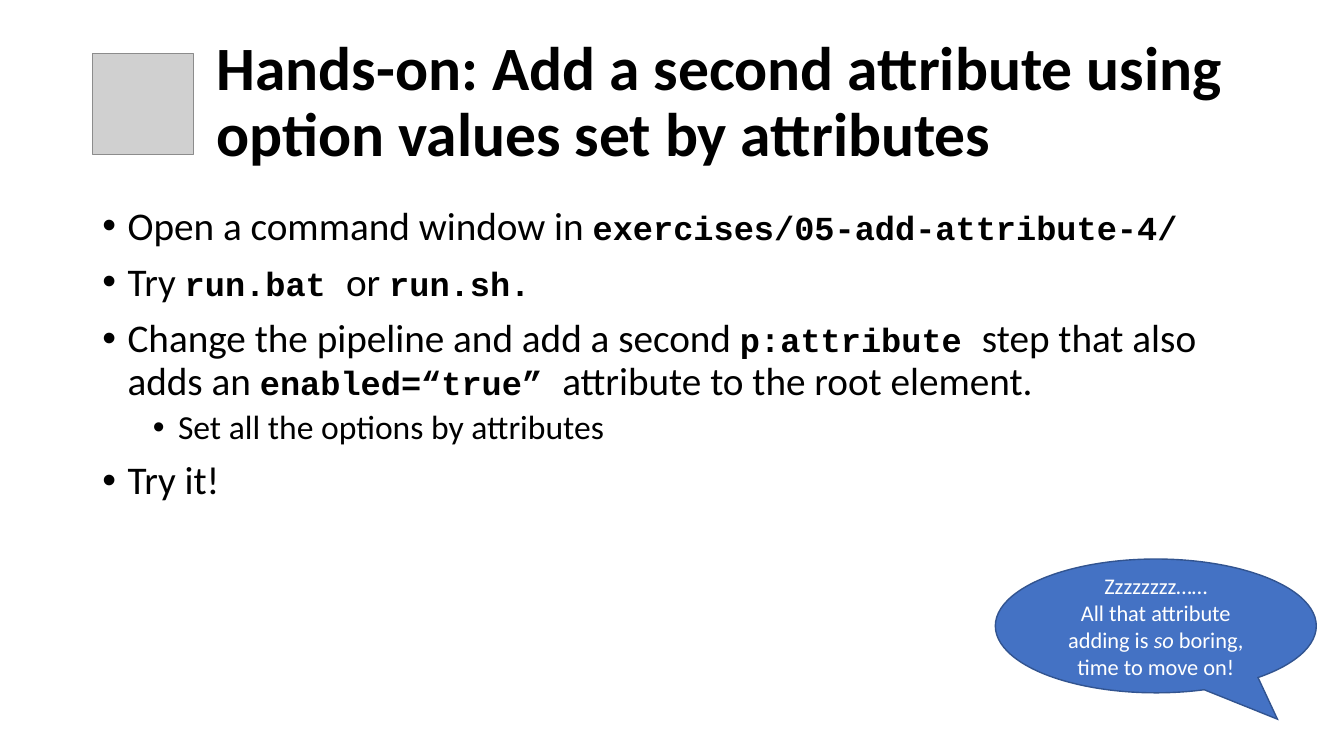
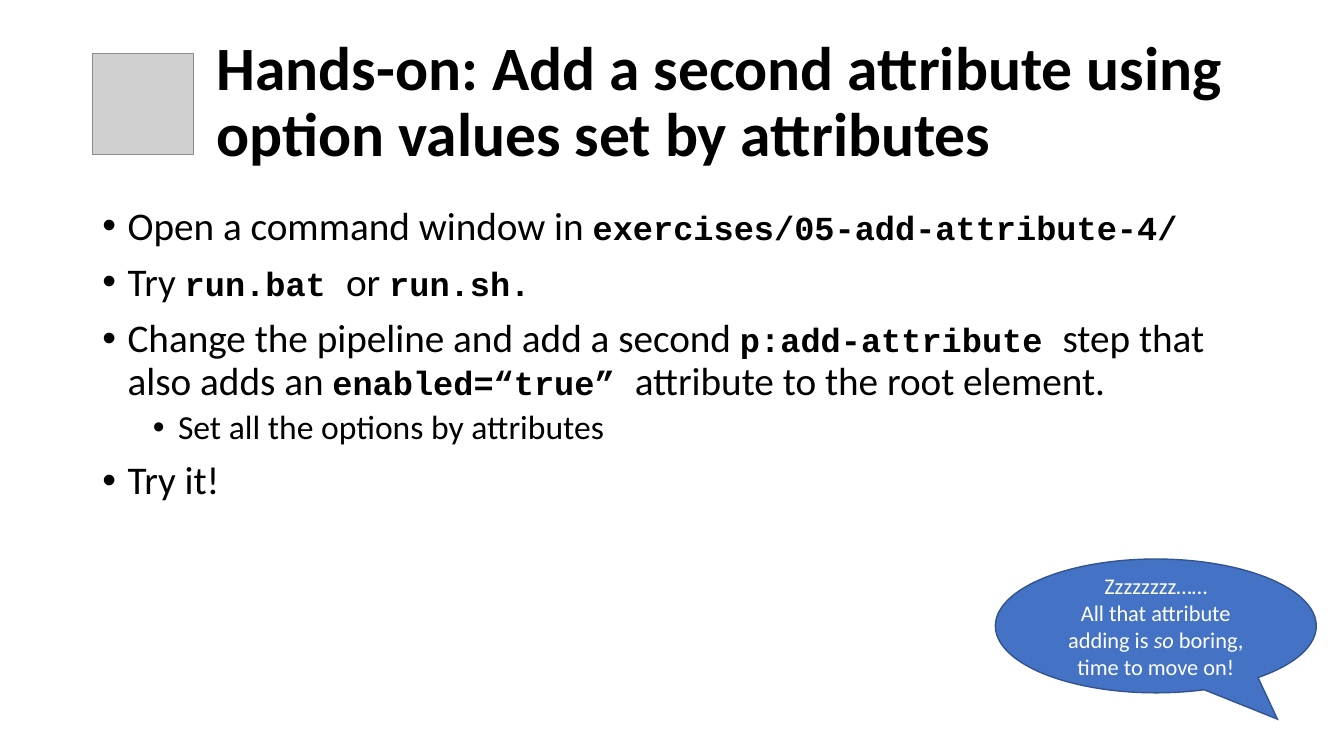
Before and after one commit to svanteschubert/DocEng-2019-XProc, a slide deck: slide 29 of presentation/Introduction to XProc 3.0.pptx. Drawn at 1344x756 pixels with LibreOffice and Linux fonts; fonts in the diff are those of the drawing; grey boxes stand for pictures; background and template pictures are left out. Boxes give left, top, right and bottom in pixels: in the first picture for what was removed or moved away, otherwise in the second. Text is boxed around its words. In the diff, an @@ line names an element or a change of style, - is before the commit and + after.

```diff
--- a/presentation/Introduction to XProc 3.0.pptx
+++ b/presentation/Introduction to XProc 3.0.pptx
@@ text at <box>128,324,1204,396</box>: text changed @@
-• Change the pipeline and add a second p:attribute step that also adds an enabled=“true” attribute to the root element.
+• Change the pipeline and add a second p:add-attribute step that also adds an enabled=“true” attribute to the root element.
```
Also in this commit, not shown: 9 other slides changed, 2 slides added, 1 other file.
